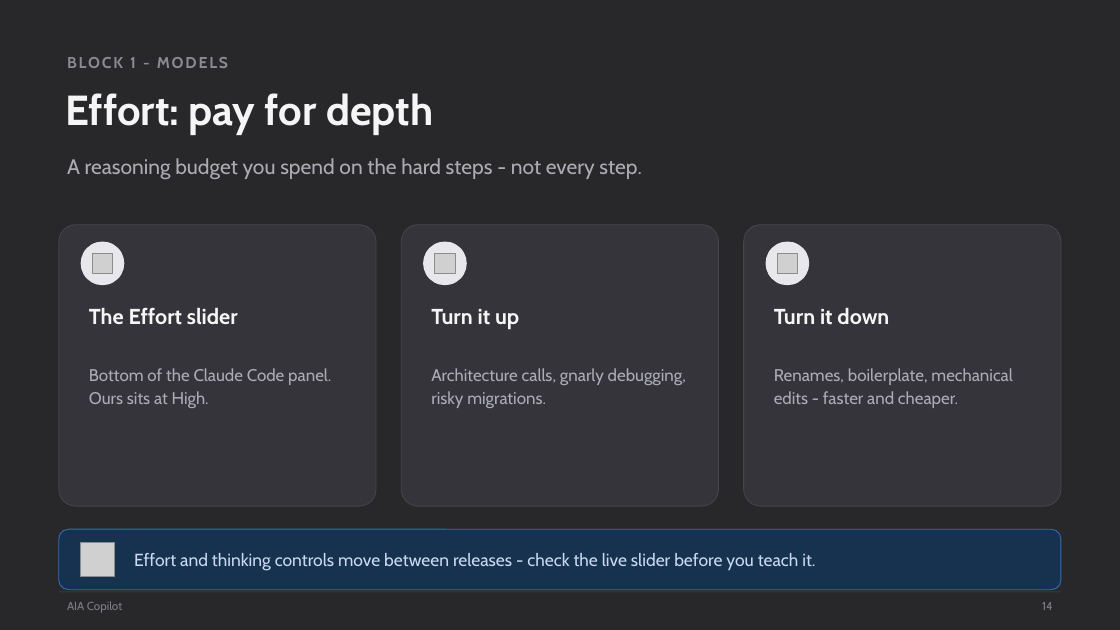
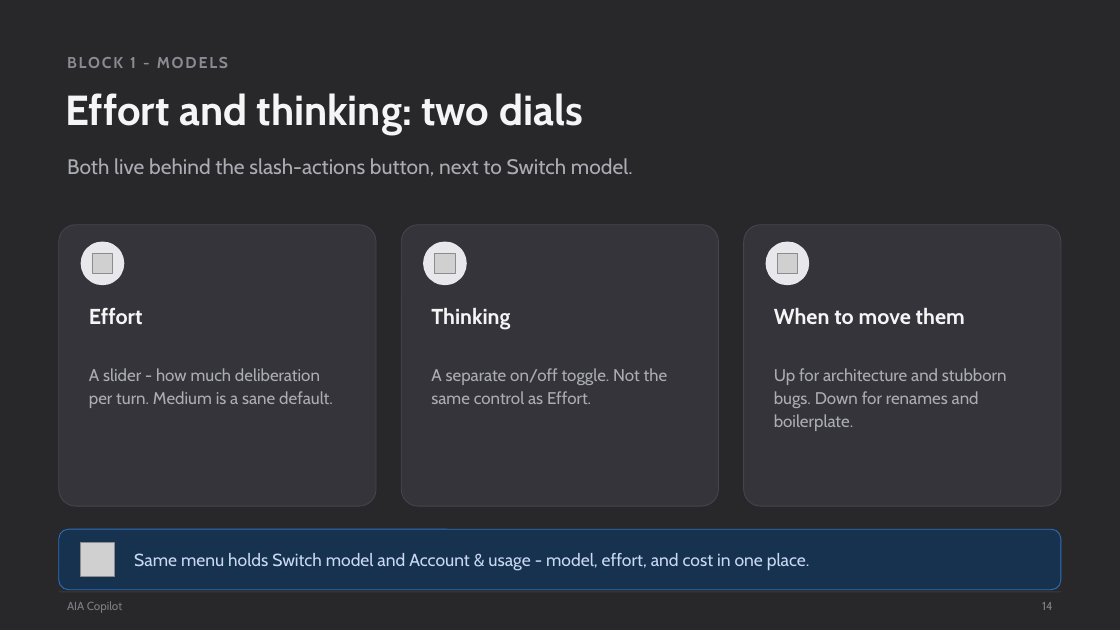
Before and after one commit to scottrhay/AIA-ClaudeCopilot, a slide deck: slide 14 of claude-code-3day/slides/Day1_Claude_Code_Fundamentals.pptx. Drawn at 1120x630 pixels with LibreOffice and Linux fonts; fonts in the diff are those of the drawing; grey boxes stand for pictures. Boxes give left, top, right and bottom in pixels: in the first picture for what was removed or moved away, otherwise in the second. Text is boxed around its words. In the diff, an @@ line names an element or a change of style, - is before the commit and + after.

Commit message:
Slide 14: Effort and Thinking are separate controls in the slash-actions menu; slide 22 opener uses that menu as a map of Day 1

```diff
--- a/claude-code-3day/slides/Day1_Claude_Code_Fundamentals.pptx
+++ b/claude-code-3day/slides/Day1_Claude_Code_Fundamentals.pptx
@@ text at bbox=[65, 93, 583, 135]: text changed @@
-Effort: pay for depth
+Effort and thinking: two dials
@@ text at bbox=[67, 158, 633, 176]: text changed @@
-A reasoning budget you spend on the hard steps - not every step.
+Both live behind the slash-actions button, next to Switch model.
@@ text at bbox=[89, 308, 143, 325]: text changed @@
-The Effort slider
+Effort
@@ text at bbox=[431, 308, 510, 330]: text changed @@
-Turn it up
+Thinking
@@ text at bbox=[774, 308, 965, 325]: text changed @@
-Turn it down
+When to move them
@@ text at bbox=[89, 368, 333, 408]: text changed @@
-Bottom of the Claude Code panel. Ours sits at High.
+A slider - how much deliberation per turn. Medium is a sane default.
@@ text at bbox=[431, 368, 668, 404]: text changed @@
-Architecture calls, gnarly debugging, risky migrations.
+A separate on/off toggle. Not the same control as Effort.
@@ text at bbox=[774, 368, 1007, 431]: text changed @@
-Renames, boilerplate, mechanical edits - faster and cheaper.
+Up for architecture and stubborn bugs. Down for renames and boilerplate.
@@ text at bbox=[134, 553, 810, 571]: text changed @@
-Effort and thinking controls move between releases - check the live slider before you teach it.
+Same menu holds Switch model and Account & usage - model, effort, and cost in one place.
```
